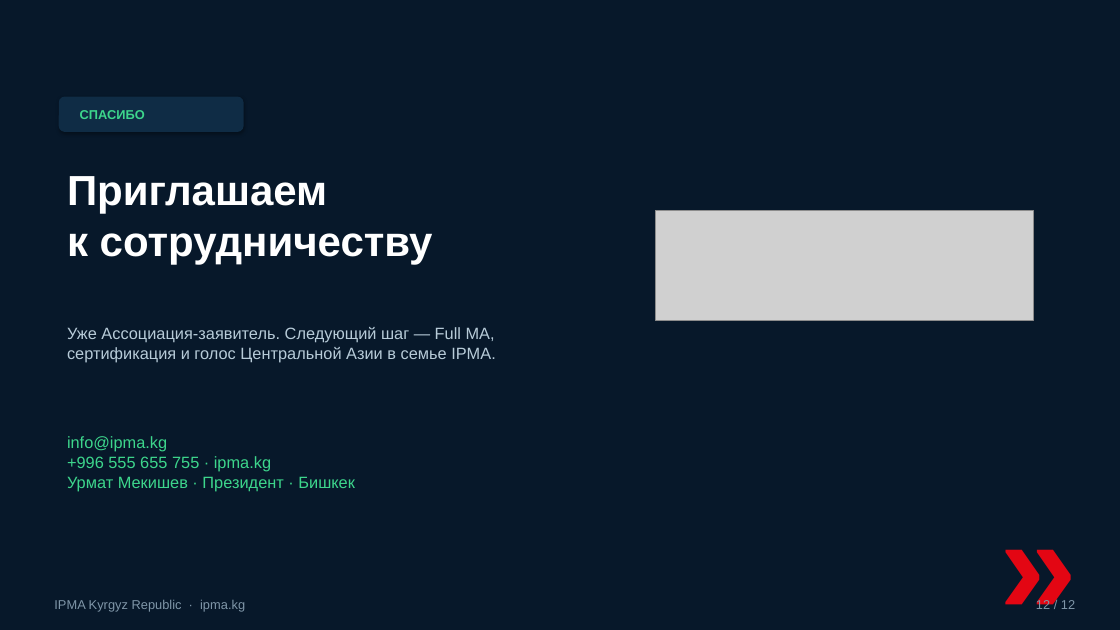
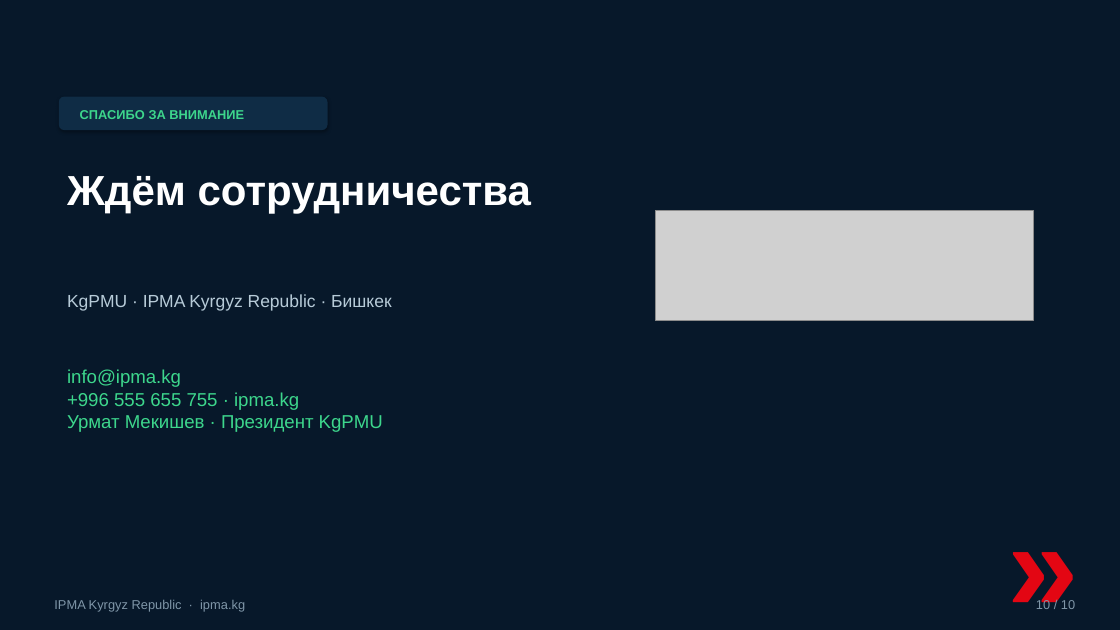
Before and after one commit to umekishev/umekishev, a slide deck: slide 10 of presentations/IPMA_Kyrgyzstan_CoD_Presentation.pptx (slide 12 before the commit). Drawn at 1120x630 pixels with LibreOffice and Linux fonts; fonts in the diff are those of the drawing; grey boxes stand for pictures. Boxes give left, top, right and bottom in pixels: in the first picture for what was removed or moved away, otherwise in the second. Text is boxed around its words. In the diff, an @@ line names an element or a change of style, - is before the commit and + after.

```diff
--- a/presentations/IPMA_Kyrgyzstan_CoD_Presentation.pptx
+++ b/presentations/IPMA_Kyrgyzstan_CoD_Presentation.pptx
@@ rounded rectangle resized from (x1=59, y1=97, x2=244, y2=132) to (x1=59, y1=97, x2=328, y2=130) @@
@@ text at (x1=80, y1=110, x2=244, y2=119): text changed @@
-СПАСИБО
+СПАСИБО ЗА ВНИМАНИЕ
@@ text at (x1=67, y1=176, x2=531, y2=214): text changed @@
-Приглашаем
-к сотрудничеству
+Ждём сотрудничества
@@ text at (x1=67, y1=294, x2=391, y2=311): text changed; size 14 to 15 pt @@
-Уже Ассоциация-заявитель. Следующий шаг — Full MA, сертификация и голос Центральной Азии в семье IPMA.
+KgPMU · IPMA Kyrgyz Republic · Бишкек
@@ text at (x1=67, y1=369, x2=383, y2=432): text changed; size 14 to 16 pt @@
-info@ipma.kg
-+996 555 655 755 · ipma.kg
-Урмат Мекишев · Президент · Бишкек
+info@ipma.kg
++996 555 655 755 · ipma.kg
+Урмат Мекишев · Президент KgPMU
@@ text "»" moved from (x1=991, y1=471, x2=1120, y2=597) to (x1=1000, y1=479, x2=1120, y2=597) @@
@@ text "»" at (x1=1000, y1=479, x2=1120, y2=597): size 120 to 110 pt @@
@@ text at (x1=1036, y1=599, x2=1075, y2=609): text changed @@
-12 / 12
+10 / 10
```
Also in this commit, not shown: 4 other slides changed, 5 slides added, 7 slides removed, 1 other file.
